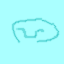
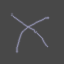
Comparing the layer stacks of the two (64, 64) images. Changes:
added layer "Back" above "Apophis" over [0, 0, 64, 64]
